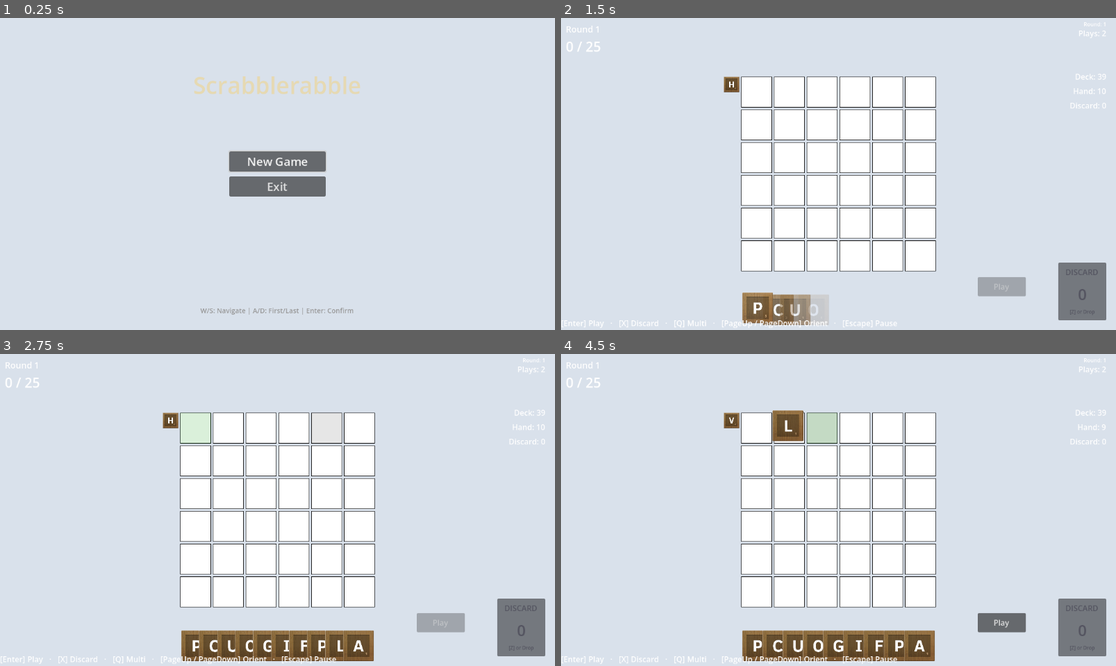
Above: before the commit, frames 1-4 (two rows, left to right).
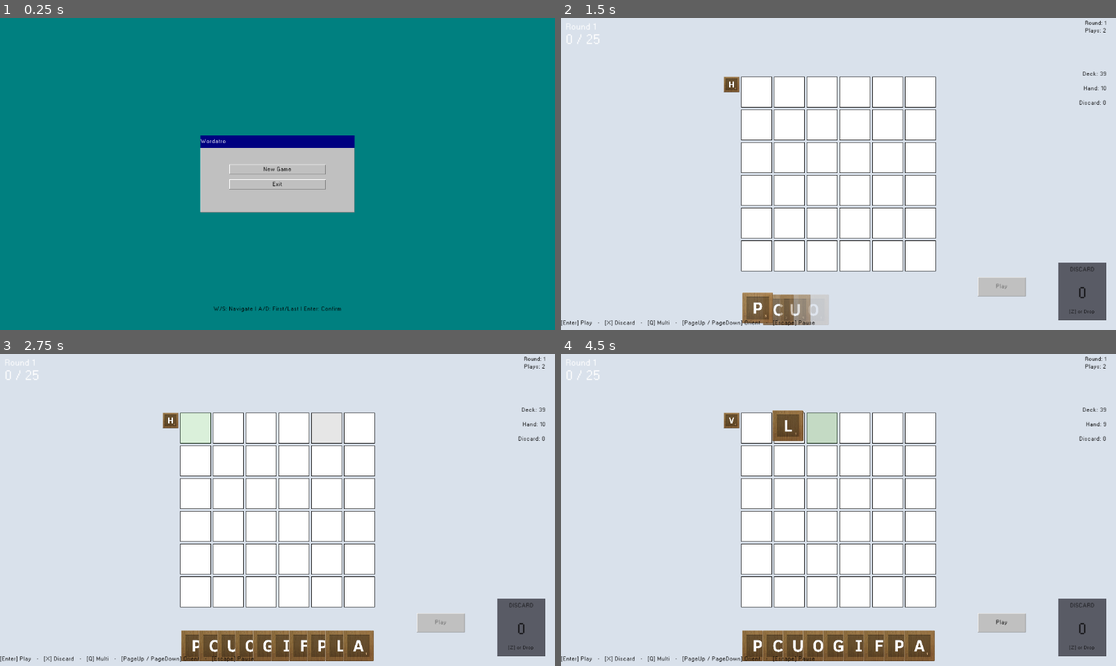
Above: after the commit, the same moments.

Repository: rcmilan/godot-scrabblerabble
Game: Godot game, scene res://scenes/title_screen/title_screen.tscn
Same seed, same stepped clock (60 frames per second), same inputs: the game is played once before the commit and once after it.
Inputs (mouse positions are in pixels of both pictures, inside the frame that each line leads up to):
- Up to frame 1 (0.25 s): no input
- Up to frame 2 (1.5 s): click "New Game" at 0.5 s; click "Start Run" at 1.25 s
- Up to frame 3 (2.75 s): tap Enter (play_hand) at 2 s; drag from (194, 428) to (333, 441) at 2.02 s
- Up to frame 4 (4.5 s): click (733, 419) at 2.75 s; tap Space (confirm_action) at 3.5, 4.25 s; drag from (788, 428) to (810, 572) at 3.52 s; move the mouse to (821, 428) at 4.27 s; hold D (navigate_right) from 4.28 s (still down); tap L (draw_tiles) at 4.35 s; click (821, 428) at 4.42 s

The runs differ from the first frame. In frame 1, 100% of the frame differs, in the area x 0-100%, y 0-100%; in frame 2, 2.8%; in frame 3, 2.9%; in frame 4, 3.0%.

Commit message:
009 win95 title screen (#54)
* specs

* specs

* wip

* wip

* wip

Diff:
--- a/autoload/background_manager.gd
+++ b/autoload/background_manager.gd
@@ -5,7 +5,7 @@
 ## Resets to default on new game start.
 
 # Constants
-const DEFAULT_COLOR: Color = Color(0.85, 0.88, 0.92, 1.0)  # Blue-gray
+const DEFAULT_COLOR: Color = Color(0, 0.502, 0.502, 1.0)  # Win95 teal (#008080)
 const BOSS_COLOR: Color = Color(1.0, 0.85, 0.85, 1.0)      # Light red
 const TRANSITION_DURATION: float = 1.0                       # seconds
 
--- a/project.godot
+++ b/project.godot
@@ -29,10 +29,15 @@
 RunManager="*res://autoload/run_manager.gd"
 KeybindingConfig="*res://scripts/managers/keybinding_config.gd"
 BackgroundManager="*res://autoload/background_manager.gd"
+ThemeSetup="*res://theme/ThemeSetup.gd"
 
 [dotnet]
 
 project/assembly_name="Wordatro"
+
+[gui]
+
+theme/custom="res://theme/webcore_theme.tres"
 
 [input]
 
@@ -122,4 +127,5 @@
 
 [rendering]
 
+textures/canvas_textures/default_texture_filter=0
 renderer/rendering_method="mobile"
--- a/scenes/title_screen/run_setup_popup.gd
+++ b/scenes/title_screen/run_setup_popup.gd
@@ -156,12 +156,11 @@
 
 		var checkbox := CheckBox.new()
 		checkbox.text = quality.get_quality_name()
+		checkbox.theme_type_variation = &"Win95Checkbox"
 		container.add_child(checkbox)
 
 		var desc_label := Label.new()
 		desc_label.text = quality.get_description()
-		desc_label.add_theme_font_size_override("font_size", 12)
-		desc_label.add_theme_color_override("font_color", Color(0.7, 0.7, 0.7))
 		desc_label.autowrap_mode = TextServer.AUTOWRAP_WORD_SMART
 		container.add_child(desc_label)
 
--- a/scenes/title_screen/run_setup_popup.tscn
+++ b/scenes/title_screen/run_setup_popup.tscn
@@ -12,20 +12,38 @@
 grow_vertical = 2
 script = ExtResource("1_setup")
 
-[node name="TitleLabel" type="Label" parent="."]
+[node name="Win95Window" type="Panel" parent="."]
 layout_mode = 1
-anchors_preset = 5
+anchors_preset = 8
 anchor_left = 0.5
+anchor_top = 0.5
 anchor_right = 0.5
-offset_left = -200.0
-offset_top = 40.0
-offset_right = 200.0
-offset_bottom = 100.0
+anchor_bottom = 0.5
+offset_left = -230.0
+offset_top = -210.0
+offset_right = 230.0
+offset_bottom = 175.0
 grow_horizontal = 2
-theme_override_colors/font_color = Color(0.9, 0.85, 0.7, 1)
-theme_override_font_sizes/font_size = 32
+grow_vertical = 2
+theme_type_variation = &"WindowPanel"
+
+[node name="TitleBar" type="Panel" parent="Win95Window"]
+layout_mode = 1
+anchor_right = 1.0
+offset_bottom = 26.0
+grow_horizontal = 2
+theme_type_variation = &"TitleBarActive"
+
+[node name="TitleBarLabel" type="Label" parent="Win95Window/TitleBar"]
+layout_mode = 1
+anchors_preset = 15
+anchor_right = 1.0
+anchor_bottom = 1.0
+grow_horizontal = 2
+grow_vertical = 2
+theme_type_variation = &"TitleBarLabel"
 text = "RUN SETUP"
-horizontal_alignment = 1
+horizontal_alignment = 0
 vertical_alignment = 1
 
 [node name="ContentContainer" type="VBoxContainer" parent="."]
@@ -35,18 +53,18 @@
 anchor_top = 0.5
 anchor_right = 0.5
 anchor_bottom = 0.5
-offset_left = -200.0
-offset_top = -100.0
-offset_right = 200.0
-offset_bottom = 100.0
+offset_left = -210.0
+offset_top = -172.0
+offset_right = 210.0
+offset_bottom = 158.0
 grow_horizontal = 2
 grow_vertical = 2
 theme_override_constants/separation = 15
 
 [node name="DeckLabel" type="Label" parent="ContentContainer"]
 layout_mode = 2
+theme_type_variation = &"SectionLabel"
 text = "Deck:"
-theme_override_font_sizes/font_size = 14
 
 [node name="DeckOption" type="OptionButton" parent="ContentContainer"]
 layout_mode = 2
@@ -55,15 +73,13 @@
 [node name="DeckDescription" type="Label" parent="ContentContainer"]
 layout_mode = 2
 custom_minimum_size = Vector2(400, 40)
-theme_override_font_sizes/font_size = 12
-theme_override_colors/font_color = Color(0.7, 0.7, 0.7, 1)
 text = ""
 autowrap_mode = 3
 
 [node name="QualitiesLabel" type="Label" parent="ContentContainer"]
 layout_mode = 2
+theme_type_variation = &"SectionLabel"
 text = "Qualities:"
-theme_override_font_sizes/font_size = 14
 
 [node name="QualityList" type="VBoxContainer" parent="ContentContainer"]
 layout_mode = 2
@@ -80,13 +96,11 @@
 [node name="BackButton" type="Button" parent="ContentContainer/ButtonContainer"]
 layout_mode = 2
 size_flags_horizontal = 3
-theme_override_font_sizes/font_size = 24
 text = "Back"
 
 [node name="StartButton" type="Button" parent="ContentContainer/ButtonContainer"]
 layout_mode = 2
 size_flags_horizontal = 3
-theme_override_font_sizes/font_size = 24
 text = "Start Run"
 
 [node name="ControlHint" type="Label" parent="."]
@@ -102,7 +116,5 @@
 offset_bottom = -20.0
 grow_horizontal = 2
 grow_vertical = 0
-theme_override_colors/font_color = Color(0.6, 0.6, 0.6, 1)
-theme_override_font_sizes/font_size = 14
 text = "W/S: Navigate | Enter: Confirm"
 horizontal_alignment = 1
--- a/scenes/title_screen/title_screen.tscn
+++ b/scenes/title_screen/title_screen.tscn
@@ -19,7 +19,7 @@
 anchor_bottom = 1.0
 grow_horizontal = 2
 grow_vertical = 2
-color = Color(0.15, 0.15, 0.2, 1)
+color = Color(0, 0.502, 0.502, 1)
 
 [node name="MenuView" type="Control" parent="." unique_id=2129416341]
 layout_mode = 1
@@ -29,20 +29,38 @@
 grow_horizontal = 2
 grow_vertical = 2
 
-[node name="TitleLabel" type="Label" parent="MenuView" unique_id=693319305]
+[node name="Win95Window" type="Panel" parent="MenuView" unique_id=3001234567]
 layout_mode = 1
-anchors_preset = 5
+anchors_preset = 8
 anchor_left = 0.5
+anchor_top = 0.5
 anchor_right = 0.5
-offset_left = -200.0
-offset_top = 100.0
-offset_right = 200.0
-offset_bottom = 180.0
+anchor_bottom = 0.5
+offset_left = -160.0
+offset_top = -80.0
+offset_right = 160.0
+offset_bottom = 80.0
 grow_horizontal = 2
-theme_override_colors/font_color = Color(0.9, 0.85, 0.7, 1)
-theme_override_font_sizes/font_size = 48
-text = "Scrabblerabble"
-horizontal_alignment = 1
+grow_vertical = 2
+theme_type_variation = &"WindowPanel"
+
+[node name="TitleBar" type="Panel" parent="MenuView/Win95Window" unique_id=3001234568]
+layout_mode = 1
+anchor_right = 1.0
+offset_bottom = 26.0
+grow_horizontal = 2
+theme_type_variation = &"TitleBarActive"
+
+[node name="TitleBarLabel" type="Label" parent="MenuView/Win95Window/TitleBar" unique_id=3001234569]
+layout_mode = 1
+anchors_preset = 15
+anchor_right = 1.0
+anchor_bottom = 1.0
+grow_horizontal = 2
+grow_vertical = 2
+theme_type_variation = &"TitleBarLabel"
+text = "Wordatro"
+horizontal_alignment = 0
 vertical_alignment = 1
 
 [node name="MenuContainer" type="Control" parent="MenuView" unique_id=1904872867]
@@ -53,9 +71,9 @@
 anchor_right = 0.5
 anchor_bottom = 0.5
 offset_left = -100.0
-offset_top = -40.0
+offset_top = -20.0
 offset_right = 100.0
-offset_bottom = 40.0
+offset_bottom = 60.0
 grow_horizontal = 2
 grow_vertical = 2
 
@@ -78,14 +96,12 @@
 layout_mode = 2
 focus_neighbor_top = NodePath("../ExitButton")
 focus_neighbor_bottom = NodePath("../ExitButton")
-theme_override_font_sizes/font_size = 24
 text = "New Game"
 
 [node name="ExitButton" type="Button" parent="MenuView/MenuContainer/VBoxContainer" unique_id=1265654041]
 layout_mode = 2
 focus_neighbor_top = NodePath("../NewGameButton")
 focus_neighbor_bottom = NodePath("../NewGameButton")
-theme_override_font_sizes/font_size = 24
 text = "Exit"
 
 [node name="ControlHint" type="Label" parent="MenuView" unique_id=1661605468]
@@ -101,8 +117,6 @@
 offset_bottom = -20.0
 grow_horizontal = 2
 grow_vertical = 0
-theme_override_colors/font_color = Color(0.6, 0.6, 0.6, 1)
-theme_override_font_sizes/font_size = 14
 text = "W/S: Navigate | A/D: First/Last | Enter: Confirm"
 horizontal_alignment = 1
 
--- /dev/null
+++ b/theme/ThemeSetup.gd
@@ -0,0 +1,18 @@
+extends Node
+
+# Registers custom theme type variations so that theme_type_variation works
+# correctly on Panel/Label nodes at runtime.  Must run as an autoload so it
+# executes before any scene node resolves its theme cache.
+func _ready() -> void:
+	var theme := ThemeDB.get_project_theme()
+	if not theme:
+		return
+	theme.set_type_variation(&"WindowPanel",      &"Panel")
+	theme.set_type_variation(&"TitleBarActive",   &"Panel")
+	theme.set_type_variation(&"TitleBarInactive", &"Panel")
+	theme.set_type_variation(&"TitleBarLabel",    &"Label")
+	theme.set_type_variation(&"TitleBarButton",   &"Button")
+	theme.set_type_variation(&"Win95MenuBar",      &"Panel")
+	theme.set_type_variation(&"SectionLabel",     &"Label")
+	theme.set_type_variation(&"RadioButton",      &"CheckBox")
+	theme.set_type_variation(&"Win95Checkbox",    &"CheckBox")
--- /dev/null
+++ b/theme/button/button_normal_texture.tres
@@ -0,0 +1,15 @@
+[gd_resource type="StyleBoxTexture" load_steps=2 format=3]
+
+[ext_resource type="Texture2D" path="res://theme/button/button_normal.png" id="1"]
+
+[resource]
+texture = ExtResource("1")
+texture_margin_left = 1.0
+texture_margin_top = 1.0
+texture_margin_right = 1.0
+texture_margin_bottom = 1.0
+content_margin_left = 6.0
+content_margin_top = 4.0
+content_margin_right = 6.0
+content_margin_bottom = 4.0
+draw_center = true
--- /dev/null
+++ b/theme/button/button_pressed_texture.tres
@@ -0,0 +1,15 @@
+[gd_resource type="StyleBoxTexture" load_steps=2 format=3]
+
+[ext_resource type="Texture2D" path="res://theme/button/button_pressed.png" id="1"]
+
+[resource]
+texture = ExtResource("1")
+texture_margin_left = 1.0
+texture_margin_top = 1.0
+texture_margin_right = 1.0
+texture_margin_bottom = 1.0
+content_margin_left = 6.0
+content_margin_top = 4.0
+content_margin_right = 6.0
+content_margin_bottom = 4.0
+draw_center = true
--- /dev/null
+++ b/theme/button/button_titlebar_normal_texture.tres
@@ -0,0 +1,15 @@
+[gd_resource type="StyleBoxTexture" load_steps=2 format=3]
+
+[ext_resource type="Texture2D" path="res://theme/button/button_normal.png" id="1"]
+
+[resource]
+texture = ExtResource("1")
+texture_margin_left = 1.0
+texture_margin_top = 1.0
+texture_margin_right = 1.0
+texture_margin_bottom = 1.0
+content_margin_left = 4.0
+content_margin_top = 2.0
+content_margin_right = 4.0
+content_margin_bottom = 2.0
+draw_center = true
--- /dev/null
+++ b/theme/button/button_titlebar_pressed_texture.tres
@@ -0,0 +1,15 @@
+[gd_resource type="StyleBoxTexture" load_steps=2 format=3]
+
+[ext_resource type="Texture2D" path="res://theme/button/button_pressed.png" id="1"]
+
+[resource]
+texture = ExtResource("1")
+texture_margin_left = 1.0
+texture_margin_top = 1.0
+texture_margin_right = 1.0
+texture_margin_bottom = 1.0
+content_margin_left = 4.0
+content_margin_top = 2.0
+content_margin_right = 4.0
+content_margin_bottom = 2.0
+draw_center = true
--- /dev/null
+++ b/theme/fonts/W95FA_section.tres
@@ -0,0 +1,8 @@
+[gd_resource type="FontVariation" format=3 uid="uid://dgyr02eglmw04"]
+
+[ext_resource type="FontFile" uid="uid://fru4c3uo56kd" path="res://fonts/W95FA.otf" id="1"]
+
+[resource]
+base_font = ExtResource("1")
+variation_embolden = 1.0
+spacing_glyph = 1
--- /dev/null
+++ b/theme/fonts/W95FA_spaced.tres
@@ -0,0 +1,7 @@
+[gd_resource type="FontVariation" format=3]
+
+[ext_resource type="FontFile" uid="uid://fru4c3uo56kd" path="res://fonts/W95FA.otf" id="1"]
+
+[resource]
+base_font = ExtResource("1")
+spacing_glyph = 1
--- /dev/null
+++ b/theme/lineedit/lineedit_style.tres
@@ -0,0 +1,15 @@
+[gd_resource type="StyleBoxTexture" load_steps=2 format=3]
+
+[ext_resource type="Texture2D" path="res://theme/lineedit/lineedit_bg.png" id="1"]
+
+[resource]
+texture = ExtResource("1")
+texture_margin_left = 1.0
+texture_margin_top = 1.0
+texture_margin_right = 1.0
+texture_margin_bottom = 1.0
+content_margin_left = 4.0
+content_margin_top = 2.0
+content_margin_right = 4.0
+content_margin_bottom = 2.0
+draw_center = true
--- /dev/null
+++ b/theme/menubar/menubar_style.tres
@@ -0,0 +1,11 @@
+[gd_resource type="StyleBoxTexture" load_steps=2 format=3]
+
+[ext_resource type="Texture2D" path="res://theme/menubar/menubar_bg.png" id="1"]
+
+[resource]
+texture = ExtResource("1")
+texture_margin_left = 0.0
+texture_margin_top = 0.0
+texture_margin_right = 0.0
+texture_margin_bottom = 1.0
+draw_center = true
--- /dev/null
+++ b/theme/panel/panel_style.tres
@@ -0,0 +1,11 @@
+[gd_resource type="StyleBoxTexture" load_steps=2 format=3]
+
+[ext_resource type="Texture2D" path="res://theme/panel/panel_bg.png" id="1"]
+
+[resource]
+texture = ExtResource("1")
+texture_margin_left = 1.0
+texture_margin_top = 1.0
+texture_margin_right = 1.0
+texture_margin_bottom = 1.0
+draw_center = true
--- /dev/null
+++ b/theme/titlebar/titlebar_style_active.tres
@@ -0,0 +1,11 @@
+[gd_resource type="StyleBoxTexture" load_steps=2 format=3]
+
+[ext_resource type="Texture2D" path="res://theme/titlebar/titlebar_active.png" id="1"]
+
+[resource]
+texture = ExtResource("1")
+texture_margin_left = 1.0
+texture_margin_top = 1.0
+texture_margin_right = 1.0
+texture_margin_bottom = 1.0
+draw_center = true
--- /dev/null
+++ b/theme/titlebar/titlebar_style_inactive.tres
@@ -0,0 +1,11 @@
+[gd_resource type="StyleBoxTexture" load_steps=2 format=3]
+
+[ext_resource type="Texture2D" path="res://theme/titlebar/titlebar_inactive.png" id="1"]
+
+[resource]
+texture = ExtResource("1")
+texture_margin_left = 1.0
+texture_margin_top = 1.0
+texture_margin_right = 1.0
+texture_margin_bottom = 1.0
+draw_center = true
--- /dev/null
+++ b/theme/webcore_theme.tres
@@ -0,0 +1,89 @@
+[gd_resource type="Theme" format=3 uid="uid://b01rmjiy8be4k"]
+
+[ext_resource type="StyleBox" path="res://theme/button/button_normal_texture.tres" id="1"]
+[ext_resource type="StyleBox" path="res://theme/button/button_pressed_texture.tres" id="2"]
+[ext_resource type="StyleBox" path="res://theme/panel/panel_style.tres" id="4"]
+[ext_resource type="StyleBox" path="res://theme/window/window_style.tres" id="5"]
+[ext_resource type="StyleBox" path="res://theme/titlebar/titlebar_style_active.tres" id="6"]
+[ext_resource type="StyleBox" path="res://theme/titlebar/titlebar_style_inactive.tres" id="7"]
+[ext_resource type="StyleBox" path="res://theme/menubar/menubar_style.tres" id="8"]
+[ext_resource type="StyleBox" path="res://theme/button/button_titlebar_normal_texture.tres" id="9"]
+[ext_resource type="StyleBox" path="res://theme/button/button_titlebar_pressed_texture.tres" id="10"]
+[ext_resource type="StyleBox" path="res://theme/lineedit/lineedit_style.tres" id="11"]
+[ext_resource type="FontVariation" path="res://theme/fonts/W95FA_section.tres" id="12"]
+[ext_resource type="FontVariation" path="res://theme/fonts/W95FA_spaced.tres" id="13"]
+[ext_resource type="Texture2D" path="res://theme/radiobutton/radio_unchecked.png" id="14"]
+[ext_resource type="Texture2D" path="res://theme/radiobutton/radio_checked.png" id="15"]
+[ext_resource type="Texture2D" path="res://theme/checkbox/checkbox_unchecked.png" id="16"]
+[ext_resource type="Texture2D" path="res://theme/checkbox/checkbox_checked.png" id="17"]
+
+[sub_resource type="StyleBoxEmpty" id="1"]
+
+[resource]
+default_font = ExtResource("13")
+default_font_size = 12
+Label/colors/font_color = Color(0, 0, 0, 1)
+Button/colors/font_color = Color(0, 0, 0, 1)
+Button/colors/font_disabled_color = Color(0.4, 0.4, 0.4, 1)
+Button/colors/font_focus_color = Color(0, 0, 0, 1)
+Button/colors/font_hover_color = Color(0, 0, 0, 1)
+Button/colors/font_hover_pressed_color = Color(0, 0, 0, 1)
+Button/colors/font_pressed_color = Color(0, 0, 0, 1)
+Button/styles/disabled = ExtResource("1")
+Button/styles/focus = SubResource("1")
+Button/styles/hover = ExtResource("1")
+Button/styles/hover_pressed = ExtResource("2")
+Button/styles/normal = ExtResource("1")
+Button/styles/pressed = ExtResource("2")
+LineEdit/colors/font_color = Color(0, 0, 0, 1)
+LineEdit/styles/focus = ExtResource("11")
+LineEdit/styles/normal = ExtResource("11")
+LineEdit/styles/read_only = ExtResource("11")
+Panel/styles/panel = ExtResource("4")
+SectionLabel/colors/font_color = Color(0, 0, 0, 1)
+SectionLabel/font_sizes/font_size = 13
+SectionLabel/fonts/font = ExtResource("12")
+TitleBarActive/styles/panel = ExtResource("6")
+TitleBarButton/colors/font_color = Color(0, 0, 0, 1)
+TitleBarButton/colors/font_focus_color = Color(0, 0, 0, 1)
+TitleBarButton/colors/font_hover_color = Color(0, 0, 0, 1)
+TitleBarButton/colors/font_hover_pressed_color = Color(0, 0, 0, 1)
+TitleBarButton/colors/font_pressed_color = Color(0, 0, 0, 1)
+TitleBarButton/styles/disabled = ExtResource("9")
+TitleBarButton/styles/focus = SubResource("1")
+TitleBarButton/styles/hover = ExtResource("9")
+TitleBarButton/styles/hover_pressed = ExtResource("10")
+TitleBarButton/styles/normal = ExtResource("9")
+TitleBarButton/styles/pressed = ExtResource("10")
+TitleBarInactive/styles/panel = ExtResource("7")
+TitleBarLabel/colors/font_color = Color(1, 1, 1, 1)
+Win95MenuBar/styles/panel = ExtResource("8")
+WindowPanel/styles/panel = ExtResource("5")
+RadioButton/colors/font_color = Color(0, 0, 0, 1)
+RadioButton/colors/font_focus_color = Color(0, 0, 0, 1)
+RadioButton/colors/font_hover_color = Color(0, 0, 0, 1)
+RadioButton/colors/font_pressed_color = Color(0, 0, 0, 1)
+RadioButton/icons/radio_checked = ExtResource("15")
+RadioButton/icons/radio_checked_disabled = ExtResource("15")
+RadioButton/icons/radio_unchecked = ExtResource("14")
+RadioButton/icons/radio_unchecked_disabled = ExtResource("14")
+RadioButton/styles/disabled = SubResource("1")
+RadioButton/styles/focus = SubResource("1")
+RadioButton/styles/hover = SubResource("1")
+RadioButton/styles/hover_pressed = SubResource("1")
+RadioButton/styles/normal = SubResource("1")
+RadioButton/styles/pressed = SubResource("1")
+Win95Checkbox/colors/font_color = Color(0, 0, 0, 1)
+Win95Checkbox/colors/font_focus_color = Color(0, 0, 0, 1)
+Win95Checkbox/colors/font_hover_color = Color(0, 0, 0, 1)
+Win95Checkbox/colors/font_pressed_color = Color(0, 0, 0, 1)
+Win95Checkbox/icons/checked = ExtResource("17")
+Win95Checkbox/icons/checked_disabled = ExtResource("17")
+Win95Checkbox/icons/unchecked = ExtResource("16")
+Win95Checkbox/icons/unchecked_disabled = ExtResource("16")
+Win95Checkbox/styles/disabled = SubResource("1")
+Win95Checkbox/styles/focus = SubResource("1")
+Win95Checkbox/styles/hover = SubResource("1")
+Win95Checkbox/styles/hover_pressed = SubResource("1")
+Win95Checkbox/styles/normal = SubResource("1")
+Win95Checkbox/styles/pressed = SubResource("1")
--- /dev/null
+++ b/theme/window/window_style.tres
@@ -0,0 +1,11 @@
+[gd_resource type="StyleBoxTexture" load_steps=2 format=3]
+
+[ext_resource type="Texture2D" path="res://theme/window/window_bg.png" id="1"]
+
+[resource]
+texture = ExtResource("1")
+texture_margin_left = 1.0
+texture_margin_top = 1.0
+texture_margin_right = 1.0
+texture_margin_bottom = 1.0
+draw_center = true
Not shown, changed: .claude/settings.local.json
Not shown, added: export_presets.cfg
Binary file added: fonts/W95FA.otf
Not shown, added: fonts/W95FA.otf.import
Not shown, added: theme/ThemeSetup.gd.uid
Binary file added: theme/button/button_normal.png
Not shown, added: theme/button/button_normal.png.import
Binary file added: theme/button/button_pressed.png
Not shown, added: theme/button/button_pressed.png.import
Binary file added: theme/checkbox/checkbox_checked.png
Not shown, added: theme/checkbox/checkbox_checked.png.import
Binary file added: theme/checkbox/checkbox_unchecked.png
(and 25 more such lines)
